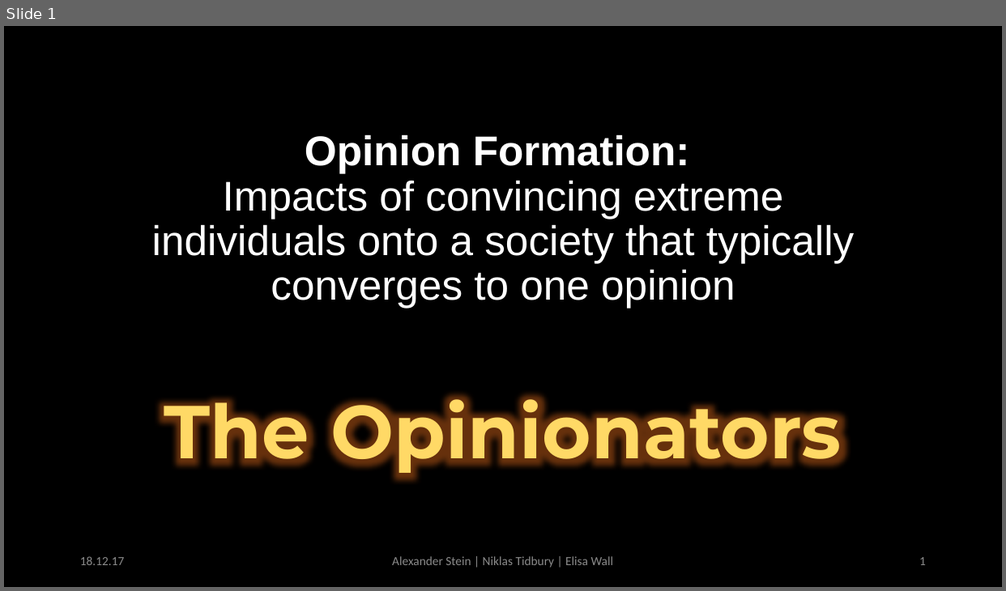
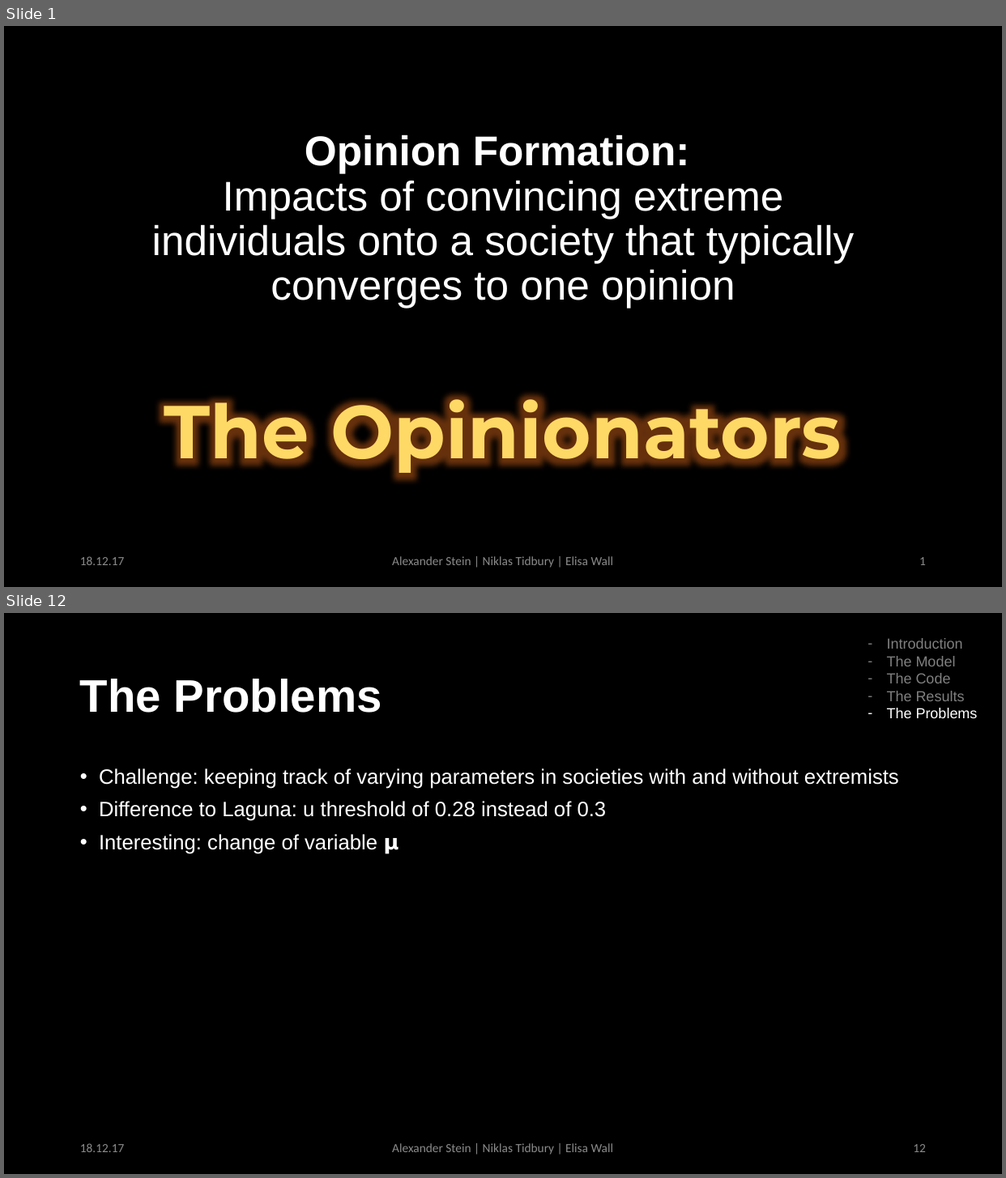
Before and after one commit to ntidbury/OpinionFormation_STW, a slide deck: presentation/The_Powerpoint.pptx. Shown one above the other, each under a label of ours: slide 1 before the commit, slides 1 and 12 after it; the slides between them are not shown. The pictures are 1006x591 and 1006x1178 pixels, drawn with LibreOffice and Linux fonts; fonts in the diff are those of the drawing. Boxes give left, top, right and bottom in pixels: in the first picture for what was removed or moved away, otherwise in the second. Text is boxed around its words. In the diff, an @@ line names an element or a change of style, - is before the commit and + after.

```diff
--- a/presentation/The_Powerpoint.pptx
+++ b/presentation/The_Powerpoint.pptx
@@ slide 12 added at box(4, 613, 1002, 1174), background #000000 @@
@@ text added at box(887, 638, 978, 718), 14 pt, text #808080 @@
+– Introduction
+– The Model
+– The Code
+– The Results
+– The Problems
@@ title added at box(80, 679, 382, 713), 44 pt, text #FFFFFF, bold @@
+The Problems
@@ text added at box(99, 769, 899, 854), 20 pt, text #FFFFFF @@
+• Challenge: keeping track of varying parameters in societies with and without extremists
+• Difference to Laguna: u threshold of 0.28 instead of 0.3
+• Interesting: change of variable 𝝻
@@ text added at box(80, 1144, 124, 1152), 12 pt, text #8C8C8C @@
+18.12.17
@@ text added at box(392, 1144, 614, 1155), 12 pt, text #8C8C8C @@
+Alexander Stein | Niklas Tidbury | Elisa Wall
@@ page number added at box(913, 1144, 926, 1152), 12 pt, text #8C8C8C @@
+12
```
Also in this commit, not shown: 6 slides changed, 6 other slides added.
